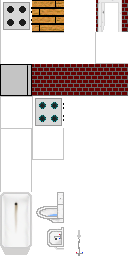
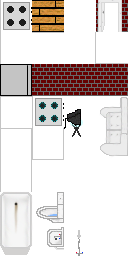
Layered file, before and after one edit (128x256). Changes by layer:
added group "Группа 1" with 3 layers above "Слой 22" over <box>64,109,83,137</box>
added layer "Слой 24" in group "Группа 1" over <box>64,109,81,129</box>
added layer "Слой 23" in group "Группа 1" over <box>70,118,83,127</box>
added layer "Слой 25" in group "Группа 1" over <box>72,122,81,137</box>
painted on "Слой 22" over <box>100,97,128,157</box>
